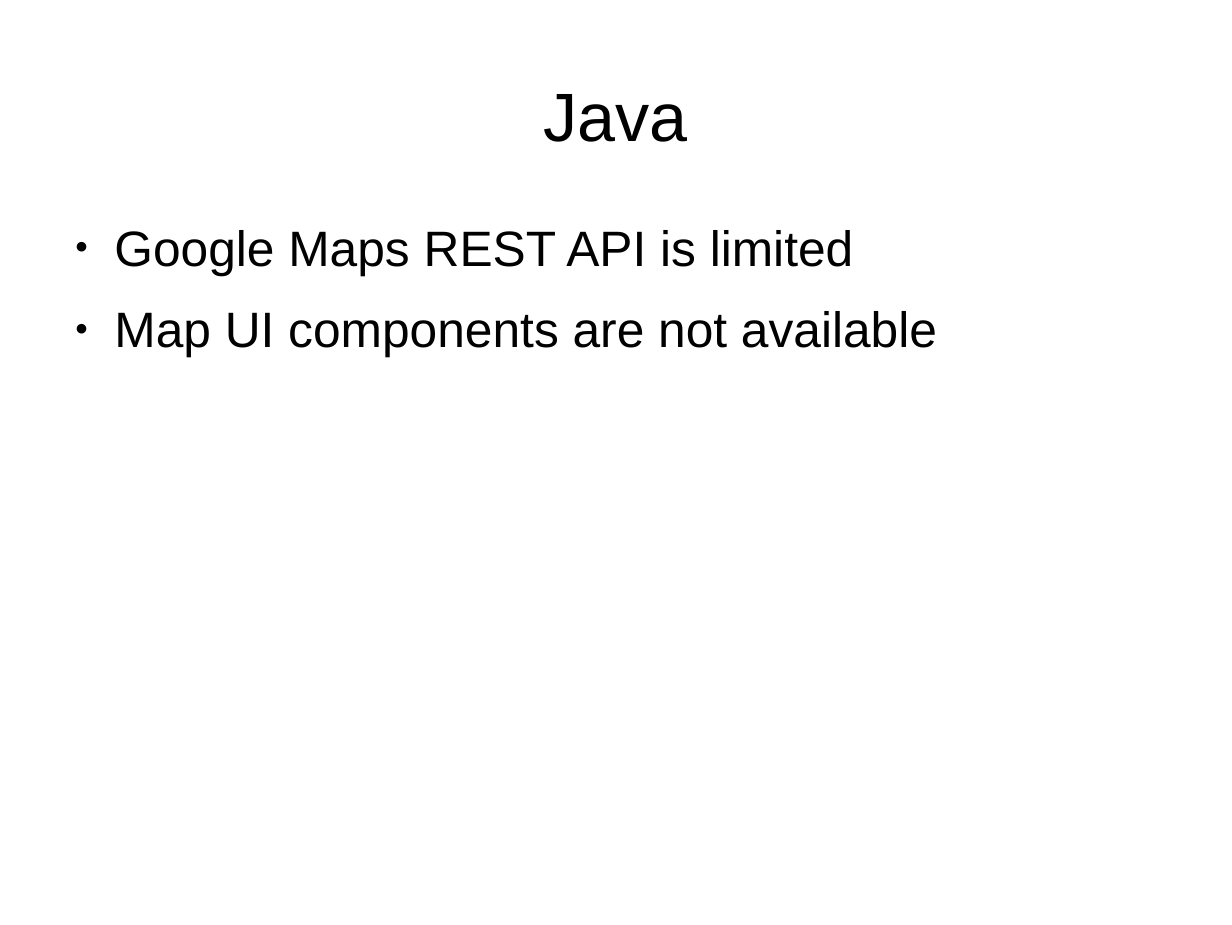
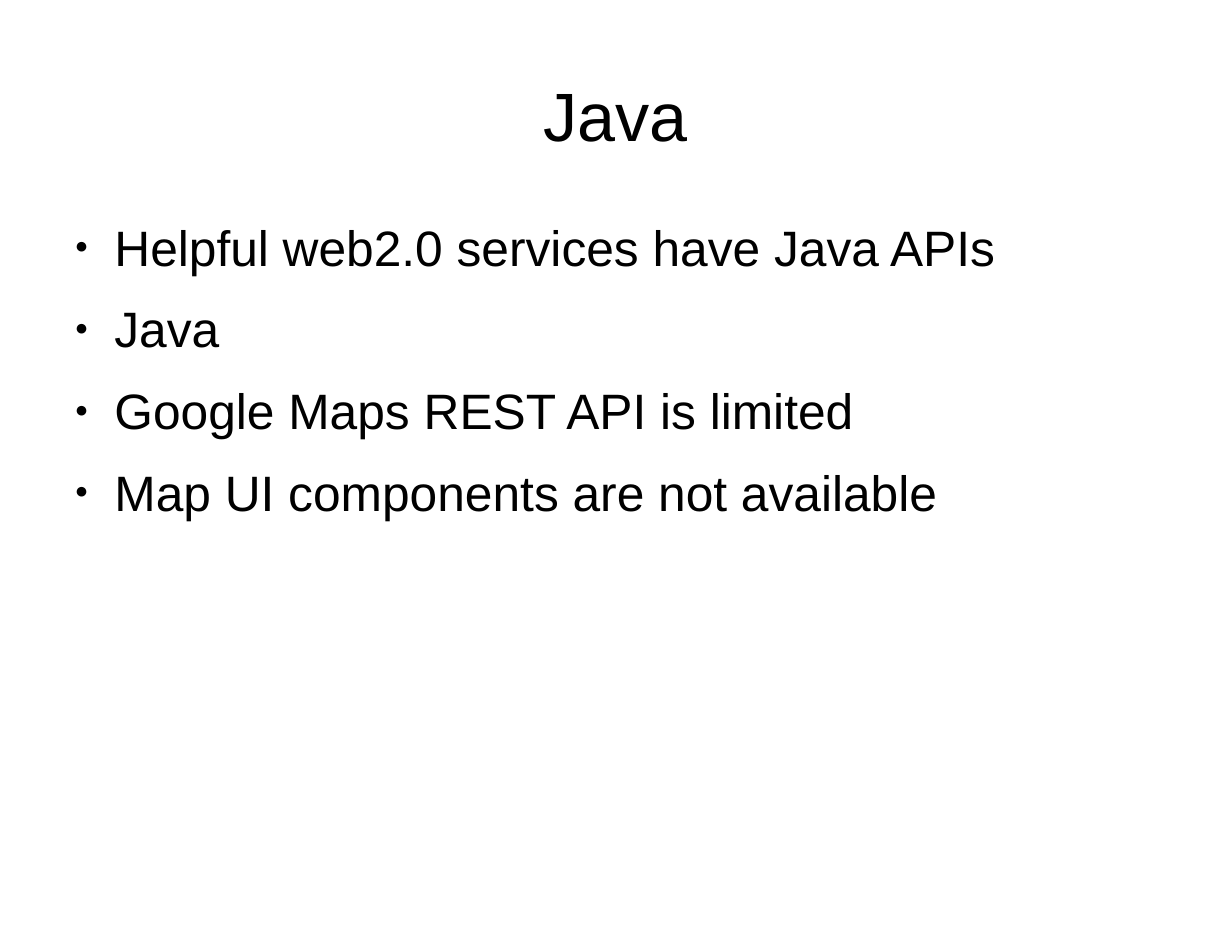
Before and after one commit to fsuarez2005/cosc481-frank-placemap, a slide deck: slide 3 of doc/presentation.odp. Drawn at 1232x925 pixels with LibreOffice and Linux fonts; fonts in the diff are those of the drawing. Boxes give left, top, right and bottom in pixels: in the first picture for what was removed or moved away, otherwise in the second. Text is boxed around its words. In the diff, an @@ line names an element or a change of style, - is before the commit and + after.

```diff
--- a/doc/presentation.odp
+++ b/doc/presentation.odp
@@ text at (x1=114, y1=230, x2=995, y2=348): paragraphs added @@
+● Helpful web2.0 services have Java APIs
+● Java
```
Also in this commit, not shown: 4 other slides changed, 1 slide removed.
